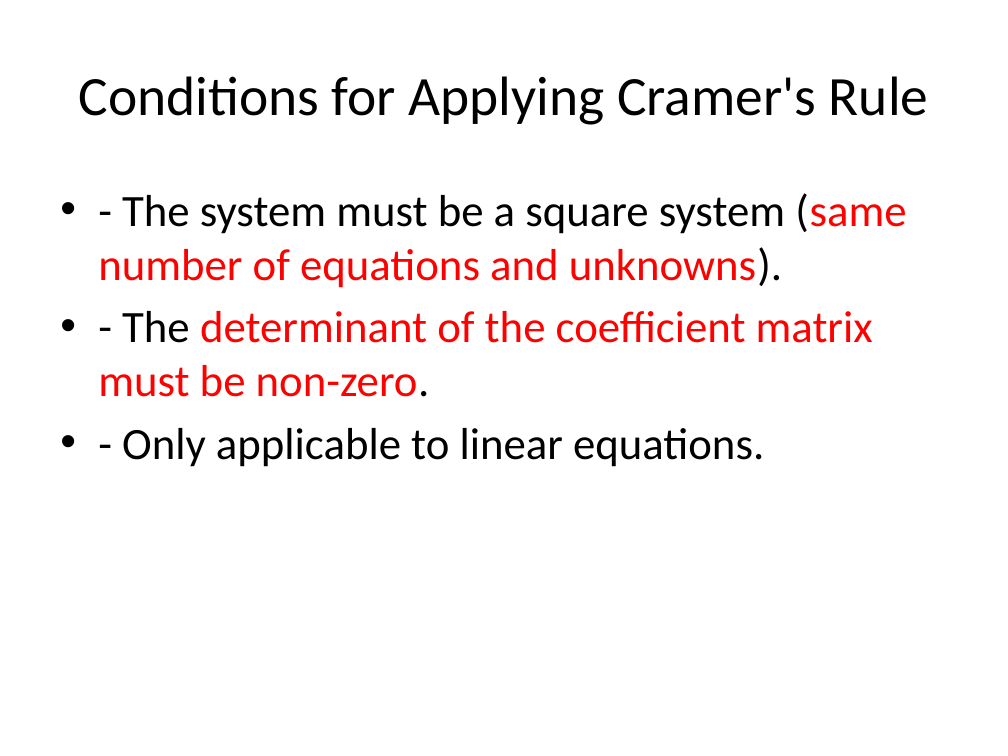
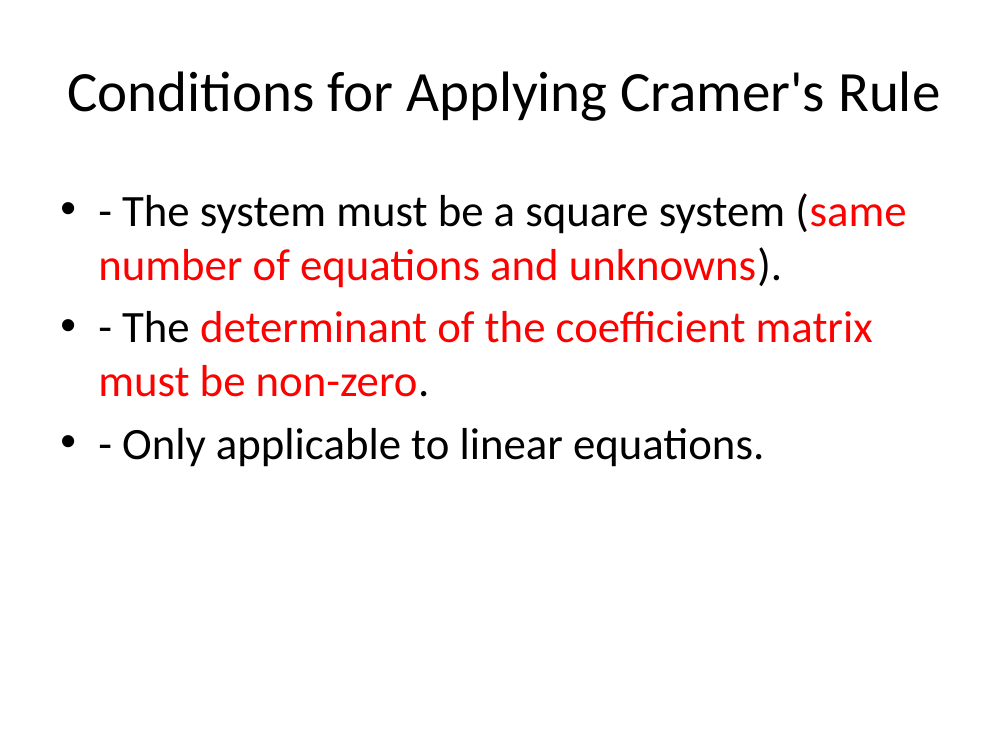
Before and after one commit to SharafatKarim/pstu-cse-academic, a slide deck: slide 3 of Semester 5/numericals/slides/Cramers_Rule_Presentation 15-6-25.pptx. Drawn at 1008x756 pixels with LibreOffice and Linux fonts; fonts in the diff are those of the drawing. Boxes give left, top, right and bottom in pixels: in the first picture for what was removed or moved away, otherwise in the second. Text is boxed around its words. In the diff, an @@ line names an element or a change of style, - is before the commit and + after.

```diff
--- a/Semester 5/numericals/slides/Cramers_Rule_Presentation 15-6-25.pptx
+++ b/Semester 5/numericals/slides/Cramers_Rule_Presentation 15-6-25.pptx
@@ title "Conditions for Applying Cramer's Rule" at (x1=67, y1=71, x2=940, y2=121): size 39.6 to 40.7 pt; line spacing 1 to 0.9 @@
```
Also in this commit, not shown: 1 slide added, 1 slide removed, 1 other file.
